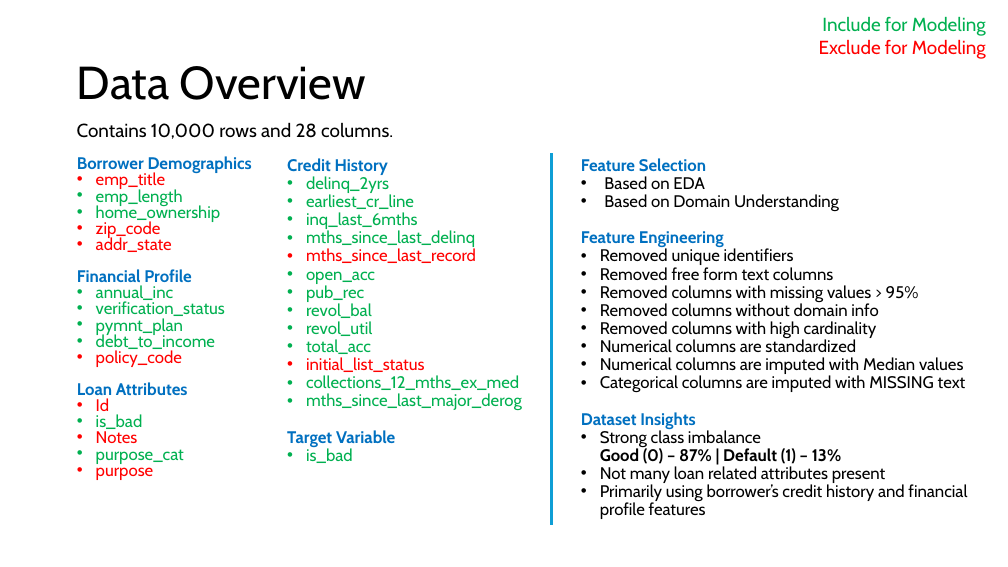
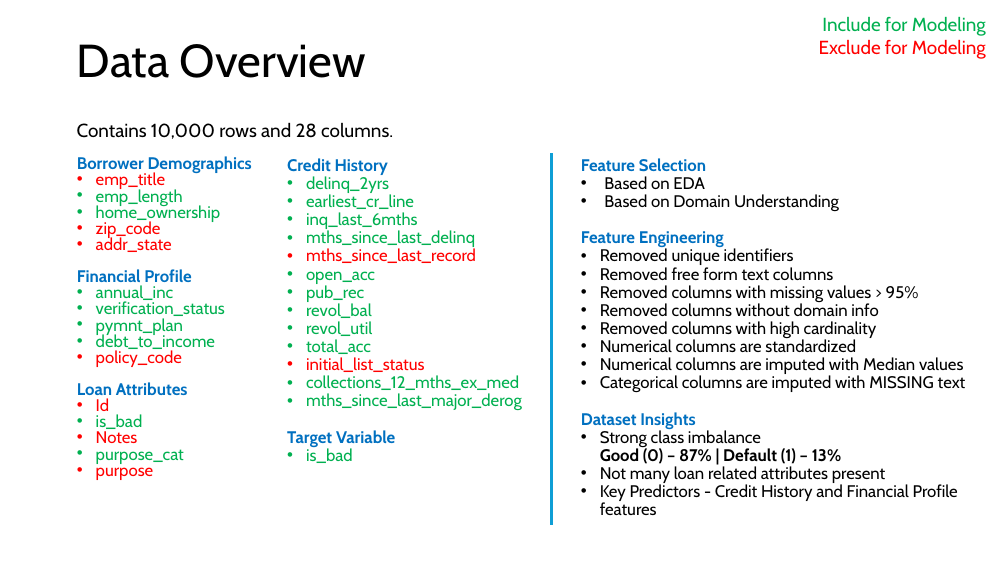
Before and after one commit to mvsundaresan/LendingClub, a slide deck: slide 3 of LendingClubAnalysis.pptx. Drawn at 1008x567 pixels with LibreOffice and Linux fonts; fonts in the diff are those of the drawing. Boxes give left, top, right and bottom in pixels: in the first picture for what was removed or moved away, otherwise in the second. Text is boxed around its words. In the diff, an @@ line names an element or a change of style, - is before the commit and + after.

```diff
--- a/LendingClubAnalysis.pptx
+++ b/LendingClubAnalysis.pptx
@@ title "Data Overview": place and size @@
-title "Data Overview" at bbox=[77, 66, 366, 100]
+title "Data Overview" at bbox=[77, 44, 366, 78]
@@ text at bbox=[600, 484, 958, 516]: text changed @@
-• Primarily using borrower’s credit history and financial profile features
+• Key Predictors - Credit History and Financial Profile features
```
Also in this commit, not shown: 3 other slides changed, 3 slides added, 3 slides removed.
